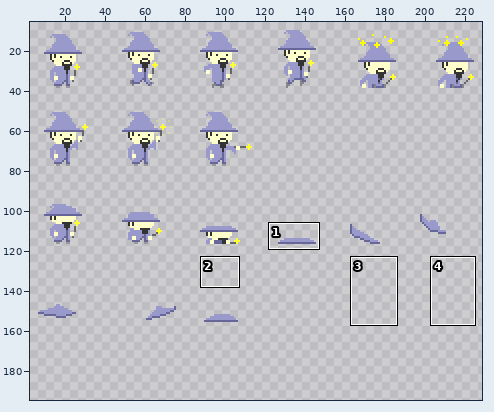
Two states of a sprite sheet, media/wizard.png. The first picture is a wide view before the edit; the outline marks the close-up.
Close-up. Old version:
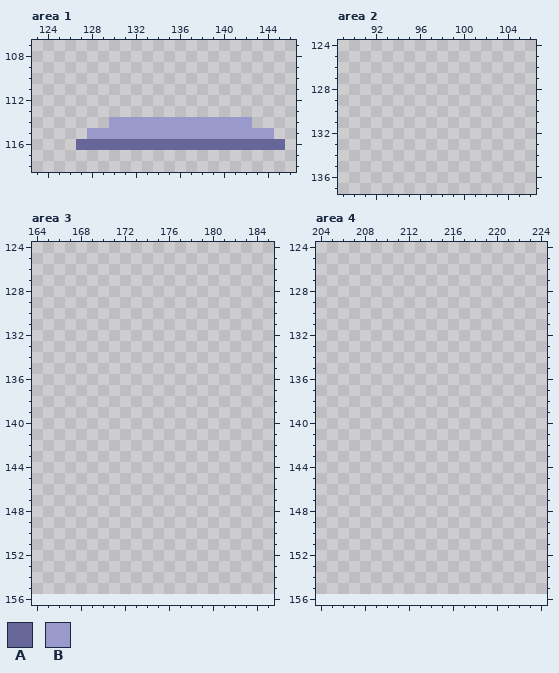
The file is 234x156 pixels. Shown: area 1: x 123..146, y 107..118; area 2: x 89..106, y 124..137; area 3: x 164..185, y 124..156; area 4: x 204..224, y 124..156. The old version is drawn lined up with the new one, on the new canvas. The wide view leaves out empty margins. The commit also changed other parts of the picture, which this record leaves out.
Palette (. is transparent): A #666699  B #9999cc
Pixels before, area 1, first column x 127:
114 ...BBBBBBBBBBBBB...
115 .BBBBBBBBBBBBBBBBB.
116 AAAAAAAAAAAAAAAAAAA
And afterwards:
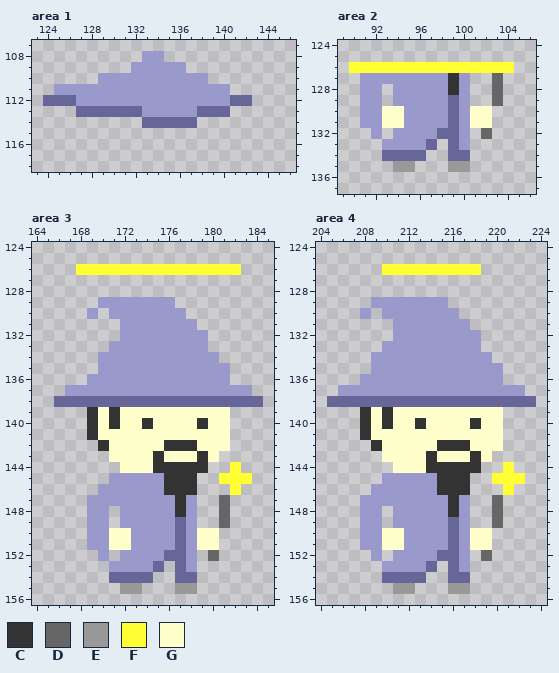
Colours new in this view: C #333333  D #666666  E #999999  F #ffff33  G #ffffcc
The exact change:
canvas 234x156 -> 234x195
Changed rows in their new state; - is an unchanged pixel.
Area 1:
first column x 124:
108 ---------BB-----------
109 --------BBBBB---------
110 -----BBBBBBBBBB-------
111 -BBBBBBBBBBBBBBBB-----
112 AAABBBBBBBBBBBBBBAA---
113 ---AAAAAABBBBBAAA-----
114 ------...AAAAA.....---
115 ----.................-
116 ---...................
Area 2:
first column x 90:
126 FFFFFFFFFFFFFFF
127 -BBBBBBBBCB--D-
128 -BB-BBBBBCB--D-
129 -BB-BBBBBAB--D-
130 -BBGGBBBBABGG--
131 -BBGGBBBBABGG--
132 --B-BBBBAAB-D--
133 ---BBBBA-AB----
134 ---AAAA--AA----
135 ----EE---EE----
Area 3:
first column x 166:
126 --FFFFFFFFFFFFFFF--
129 ----BBBBBBB--------
130 ---B-BBBBBBB-------
131 ------BBBBBBB------
132 ------BBBBBBBB-----
133 -----BBBBBBBBB-----
134 ----BBBBBBBBBBB----
135 ----BBBBBBBBBBBB---
136 ---BBBBBBBBBBBBB---
137 -BBBBBBBBBBBBBBBBB-
138 AAAAAAAAAAAAAAAAAAA
139 ---CGCGGGGGGGGGG---
140 ---CGCGGCGGGGCGG---
141 ---CGGGGGGGGGGGG---
142 ----CGGGGGCCCGGG---
143 -----GGGGCGGGCG----
144 ------GGGCCCCC--F--
145 -----BBBBBCCC--FFF-
146 ----BBBBBBCCC---F--
147 ---BBBBBBBBCB--D---
148 ---BB-BBBBBCB--D---
149 ---BB-BBBBBAB--D---
150 ---BBGGBBBBABGG----
151 ---BBGGBBBBABGG----
152 ----B-BBBBAAB-D----
153 -----BBBBA-AB------
154 -----AAAA--AA------
155 ------EE---EE------
Area 4:
first column x 205:
126 -----FFFFFFFFF-----
129 ----BBBBBBB--------
130 ---B-BBBBBBB-------
131 ------BBBBBBB------
132 ------BBBBBBBB-----
133 -----BBBBBBBBB-----
134 ----BBBBBBBBBBB----
135 ----BBBBBBBBBBBB---
136 ---BBBBBBBBBBBBB---
137 -BBBBBBBBBBBBBBBBB-
138 AAAAAAAAAAAAAAAAAAA
139 ---CGCGGGGGGGGGG---
140 ---CGCGGCGGGGCGG---
141 ---CGGGGGGGGGGGG---
142 ----CGGGGGCCCGGG---
143 -----GGGGCGGGCG----
144 ------GGGCCCCC--F--
145 -----BBBBBCCC--FFF-
146 ----BBBBBBCCC---F--
147 ---BBBBBBBBCB--D---
148 ---BB-BBBBBCB--D---
149 ---BB-BBBBBAB--D---
150 ---BBGGBBBBABGG----
151 ---BBGGBBBBABGG----
152 ----B-BBBBAAB-D----
153 -----BBBBA-AB------
154 -----AAAA--AA------
155 ------EE---EE------
Where, in picture pixels (left, top, right, bottom), the same in both close-ups:
changed: (43, 51, 285, 150)
added: (349, 62, 514, 172)
added: (54, 264, 263, 594)
added: (327, 264, 536, 594)
